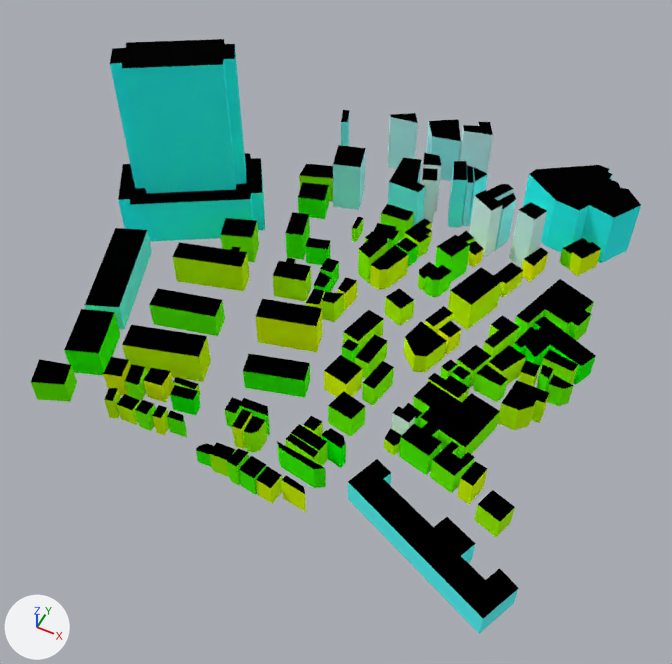
What one commit did to the glTF model web/public/assets/cities/tokyo/tiles/-2_11.far.glb.
One viewpoint serves both versions: a camera (50 mm lens) standing at (-228.0, 2617.0, 391.0) and looking at (-372.0, 2907.0, 29.0). Every picture has the same lights, and +X, +Y and +Z are marked at lower left. The picture after the commit comes second. Where no turn or scale is listed for an object, it has been applied to the vertices. Vertices at exactly the same position are counted once.

Names of what the first picture shows: '-2_11_far'.
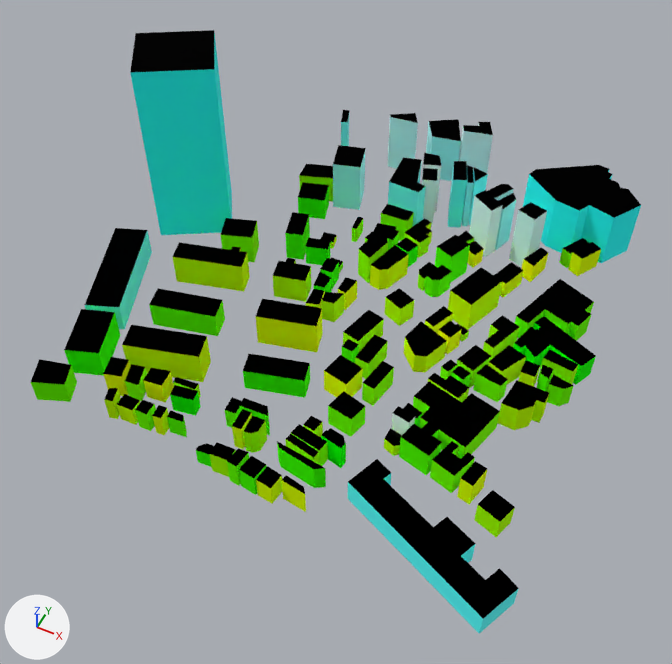
Where the newer file only moved an object's origin or applied its transform, the numbers keep the older frame.

Location of each change, (x1, y1, x2, y2) in pixels of the pictures (672 x 664 px):
'-2_11_far', reshaped
    before: (31, 39, 641, 634)
    after: (31, 30, 641, 633)
part 1 of me_2_11_far, rebuilt (34% narrower)
    before: (110, 39, 265, 242)
    after: (130, 30, 232, 235)
part 2 of me_2_11_far, built on
    before: (352, 217, 402, 456)
    after: (321, 217, 469, 456)

The edits, one by one:
me_2_11_far is used by ob_2_11_far; location (-391.5, 2940.0, 63.0).
me_2_11_far had 1098 vertices, 1433 faces and spanned x -151.0..151.0, y -142.0..142.0, z -60.0..60.0.
me_2_11_far now has 1103 vertices, 1425 faces and spans x -137.0..151.0, y -142.0..142.0, z -60.0..60.0.
me_2_11_far part 1: the loose piece of 48 vertices spanning x -151.0..-63.0, y -8.0..65.0, z -52.0..60.0 is rebuilt with 8 vertices and now spans x -137.0..-80.0, y 4.0..58.0, z -52.0..60.0.
Part 2, on me_2_11_far:
6 faces are deleted.
30 vertices are added at x -26.0..78.0, y -76.0..53.0, z -54.0..-34.0.
12 new vertices lie (0.0, 0.0, 5.0) away from vertices in x -26.0..78.0, y 5.0..41.0, z -52.0..-47.0.
28 new faces join them, mat_facade.
37 new faces join them, mat_roof.
Other edits to the shape of me_2_11_far do not show in these pictures.
